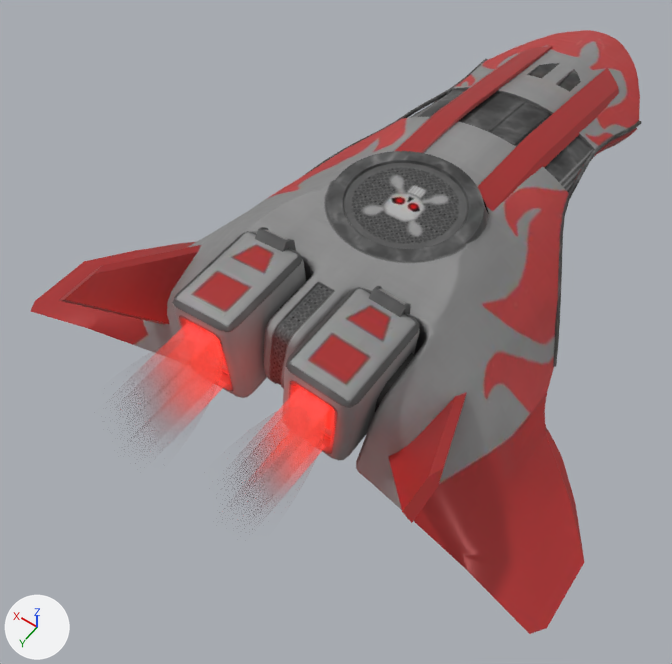
The glTF model gfx/ship3d/Starbridge/starbridge_pirate.gltf, before and after one commit.
The view is the same before and after, from a camera (50 mm lens) standing at (-6.98, 12.23, 14.87) and looking at (0.85, 1.26, -2.36). Lighting does not change. The marker at lower left points along +X, +Y and +Z. Where no turn or scale is listed for an object, it has been applied to the vertices.

The scene before the commit, as lines of its bpy script (objects in view):
```python
me_base_001 = bpy.data.meshes.new('Base.001')
me_base_001.from_pydata(...)  # 2766 vertices, 5544 faces; spans x -6.5..6.5, y -10.5..6.0, z -1.5..1.8
me_base_001.materials.append(mat_base_glow)
ob_base_glow = bpy.data.objects.new('Base Glow', me_base_001)
ob_base_glow.location = (0.0, 0.0, 0.0)
```
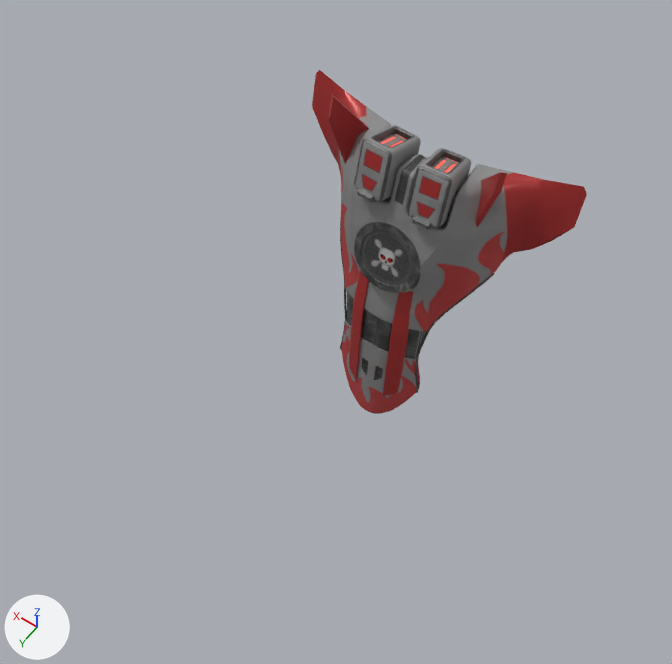
Changed parts and their boxes (x1, y1, x2, y2) in the pictures (672 x 664 px):
'Base Glow', reshaped (55% narrower, 43% shorter)
    before: (31, 30, 642, 634)
    after: (312, 70, 587, 414)

What changed in the scene script:
```text
Add img_starbridge_pirate_emit:
    img_starbridge_pirate_emit = load_image('starbridge_pirate_emit', 'starbridge_pirate_emit.webp', 1024, 1024, 'sRGB')
Add mat_base:
    mat_base = bpy.data.materials.new('base')
    # uses the picture img_ao_bake_pirate_starbridge_pirate_roughness_starbridge_pirate_metallic
    # uses the picture img_starbridge_pirate_diffuse
    # uses the picture img_starbridge_pirate_emit
    # uses the picture img_starbridge_pirate_normal
Add me_base:
    me_base = me_base.copy(); me_base.name = 'Base'
Change ob_base_glow:
    ob_base_glow: bpy.data.objects.new('Base Glow', me_base_001) -> bpy.data.objects.new('Base Glow', me_base)
```
